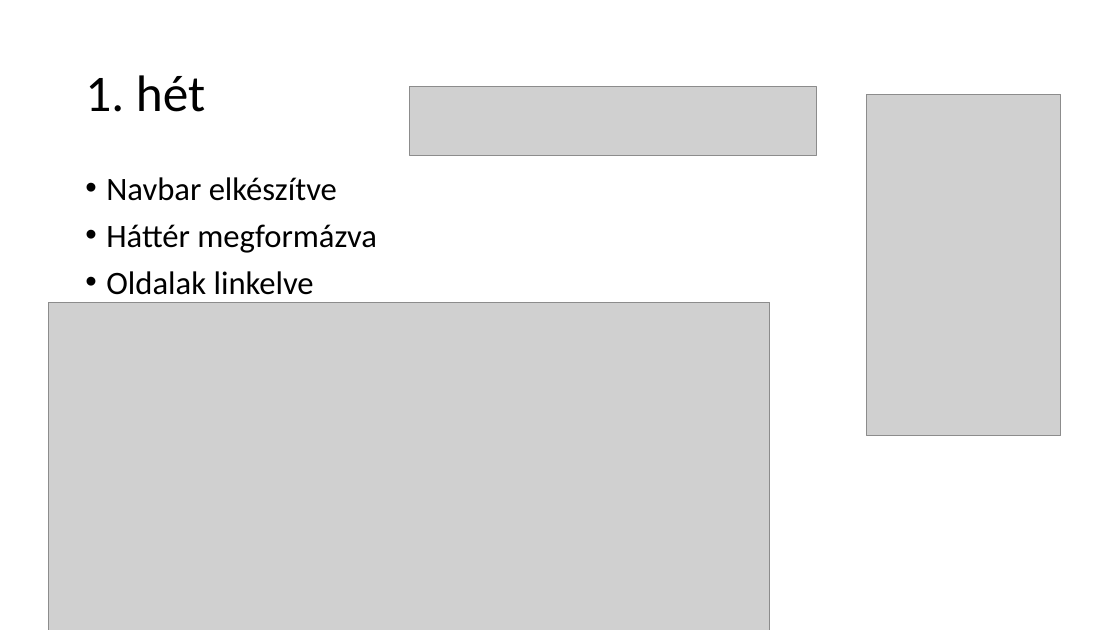
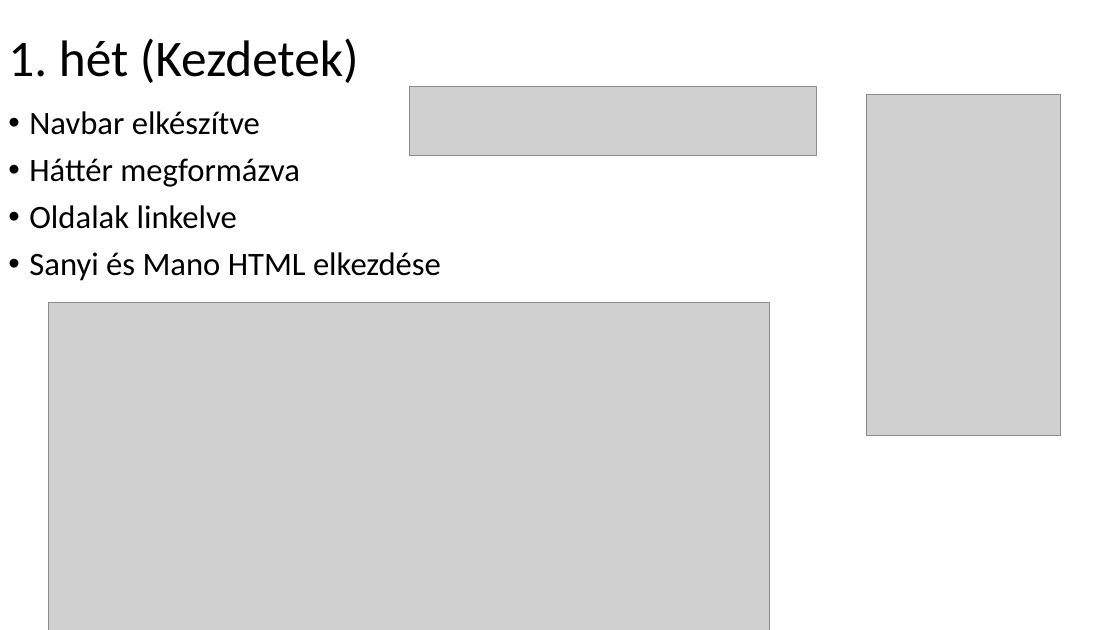
Before and after one commit to tothkatackik/Projektmunka-2023, a slide deck: slide 2 of Never Overtime.pptx. Drawn at 1120x630 pixels with LibreOffice and Linux fonts; fonts in the diff are those of the drawing; grey boxes stand for pictures. Boxes give left, top, right and bottom in pixels: in the first picture for what was removed or moved away, otherwise in the second. Text is boxed around its words. In the diff, an @@ line names an element or a change of style, - is before the commit and + after.

Commit message:
PPt 2. és 1. hét

```diff
--- a/Never Overtime.pptx
+++ b/Never Overtime.pptx
@@ title at [8, 38, 359, 83]: text changed @@
-1. hét
+1. hét (Kezdetek)
@@ text "Navbar elkészítve": place and size @@
-text "Navbar elkészítve" at [106, 177, 377, 295]
+text "Navbar elkészítve" at [29, 111, 441, 281]
@@ text at [29, 252, 441, 281]: paragraph added @@
+• Sanyi és Mano HTML elkezdése
```
Also in this commit, not shown: 2 slides added.
